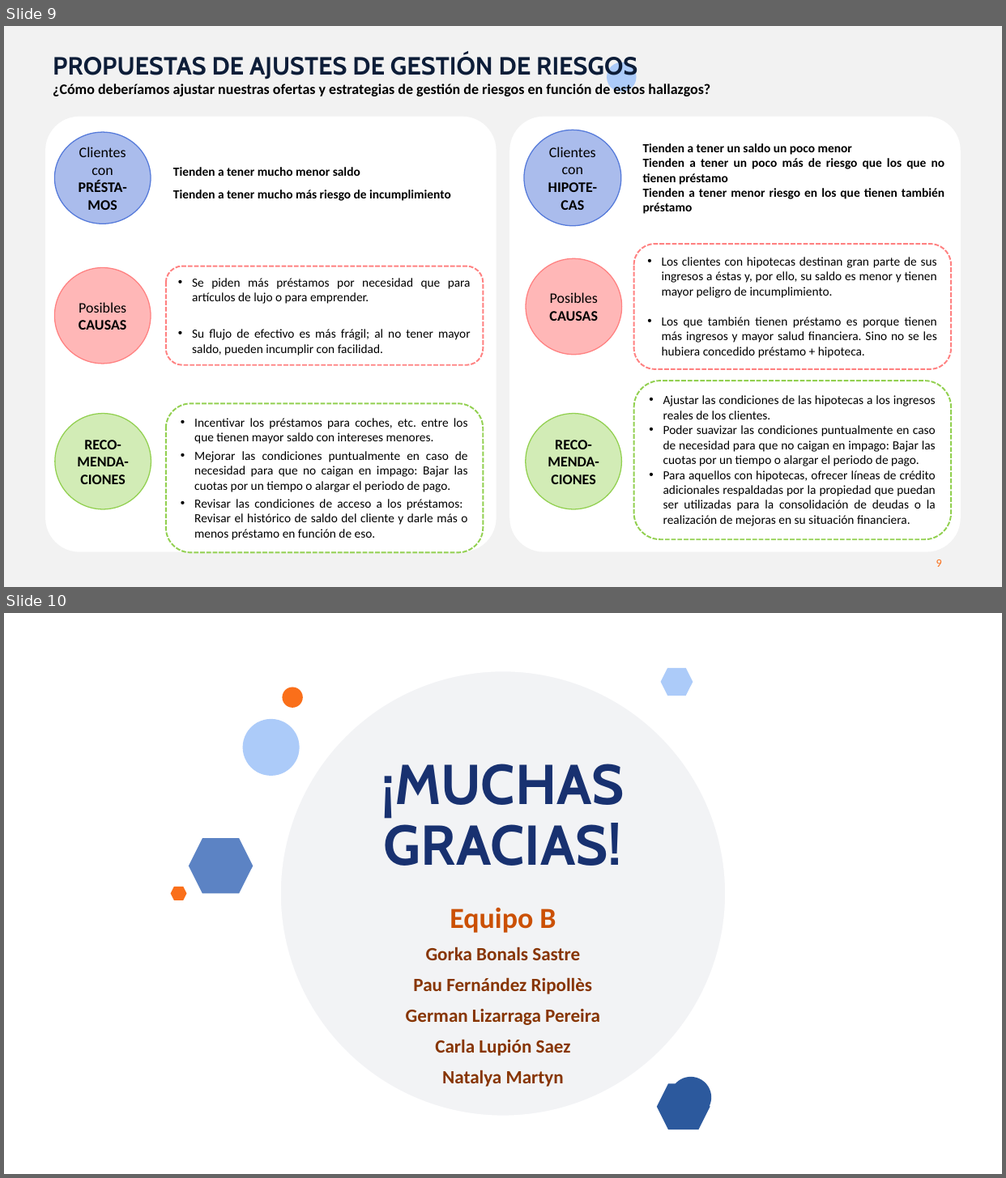
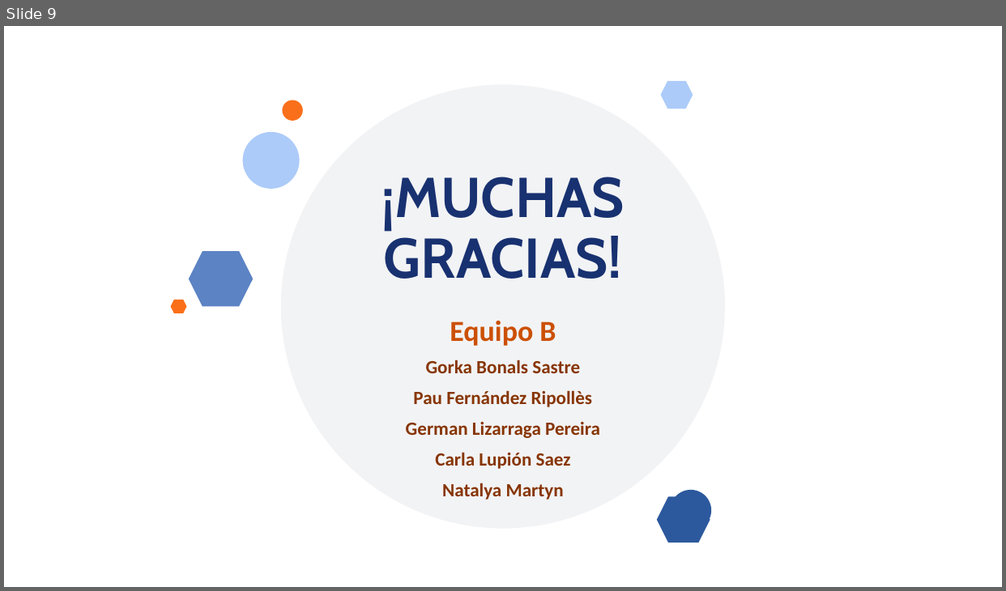
Before and after one commit to MarinaTorba/PersonalDataProrjects, a slide deck: Equip_B/results/S3_Presentacion_Finanzas.pptx. Shown one above the other, each under a label of ours: slides 9 and 10 before the commit, slide 9 after it. The pictures are 1006x1178 and 1006x591 pixels, drawn with LibreOffice and Linux fonts; fonts in the diff are those of the drawing; background and template pictures are left out. Boxes give left, top, right and bottom in pixels: in the first picture for what was removed or moved away, otherwise in the second. Text is boxed around its words. In the diff, an @@ line names an element or a change of style, - is before the commit and + after.

```diff
--- a/Equip_B/results/S3_Presentacion_Finanzas.pptx
+++ b/Equip_B/results/S3_Presentacion_Finanzas.pptx
@@ slide 9 removed at (x1=4, y1=26, x2=1002, y2=587), background #F2F2F2 @@
@@ text removed at (x1=53, y1=54, x2=710, y2=99) @@
-PROPUESTAS DE AJUSTES DE GESTIÓN DE RIESGOS
-¿Cómo deberíamos ajustar nuestras ofertas y estrategias de gestión de riesgos en función de estos hallazgos?
@@ ellipse removed at (x1=607, y1=62, x2=637, y2=92) @@
@@ rounded rectangle removed at (x1=45, y1=117, x2=496, y2=552) @@
@@ rounded rectangle removed at (x1=510, y1=117, x2=961, y2=552) @@
@@ ellipse removed at (x1=55, y1=132, x2=151, y2=224) @@
-Clientes con
-PRÉSTA-MOS
@@ ellipse removed at (x1=524, y1=130, x2=621, y2=226) @@
-Clientes con
-HIPOTE-CAS
@@ text removed at (x1=643, y1=143, x2=945, y2=214) @@
-Tienden a tener un saldo un poco menor
-Tienden a tener un poco más de riesgo que los que no tienen préstamo
-Tienden a tener menor riesgo en los que tienen también préstamo
@@ text removed at (x1=173, y1=167, x2=451, y2=201) @@
-Tienden a tener mucho menor saldo
-Tienden a tener mucho más riesgo de incumplimiento
@@ rounded rectangle removed at (x1=634, y1=244, x2=952, y2=369) @@
-• Los clientes con hipotecas destinan gran parte de sus ingresos a éstas y, por ello, su saldo es menor y tienen mayor peligro de incumplimiento.
-• Los que también tienen préstamo es porque tienen más ingresos y mayor salud financiera. Sino no se les hubiera concedido préstamo + hipoteca.
@@ ellipse removed at (x1=55, y1=268, x2=151, y2=364) @@
-Posibles CAUSAS
@@ rounded rectangle removed at (x1=166, y1=267, x2=484, y2=365) @@
-• Se piden más préstamos por necesidad que para artículos de lujo o para emprender.
-• Su flujo de efectivo es más frágil; al no tener mayor saldo, pueden incumplir con facilidad.
@@ ellipse removed at (x1=526, y1=258, x2=621, y2=355) @@
-Posibles CAUSAS
@@ rounded rectangle removed at (x1=634, y1=381, x2=952, y2=540) @@
-• Ajustar las condiciones de las hipotecas a los ingresos reales de los clientes.
-• Poder suavizar las condiciones puntualmente en caso de necesidad para que no caigan en impago: Bajar las cuotas por un tiempo o alargar el periodo de pago.
-• Para aquellos con hipotecas, ofrecer líneas de crédito adicionales respaldadas por la propiedad que puedan ser utilizadas para la consolidación de deudas o la realización de mejoras en su situación financiera.
@@ ellipse removed at (x1=55, y1=414, x2=151, y2=510) @@
-RECO-MENDA-CIONES
@@ rounded rectangle removed at (x1=166, y1=404, x2=484, y2=553) @@
-• Incentivar los préstamos para coches, etc. entre los que tienen mayor saldo con intereses menores.
-• Mejorar las condiciones puntualmente en caso de necesidad para que no caigan en impago: Bajar las cuotas por un tiempo o alargar el periodo de pago.
-• Revisar las condiciones de acceso a los préstamos: Revisar el histórico de saldo del cliente y darle más o menos préstamo en función de eso.
@@ ellipse removed at (x1=526, y1=414, x2=621, y2=510) @@
-RECO-MENDA-CIONES
@@ rectangle removed at (x1=4, y1=550, x2=214, y2=587) @@
@@ page number removed at (x1=936, y1=560, x2=942, y2=567) @@
-9
@@ what was slide 10 is now slide 9 @@
```
Also in this commit, not shown: 3 slides changed, 3 slides added, 3 other slides removed, 1 other file.
